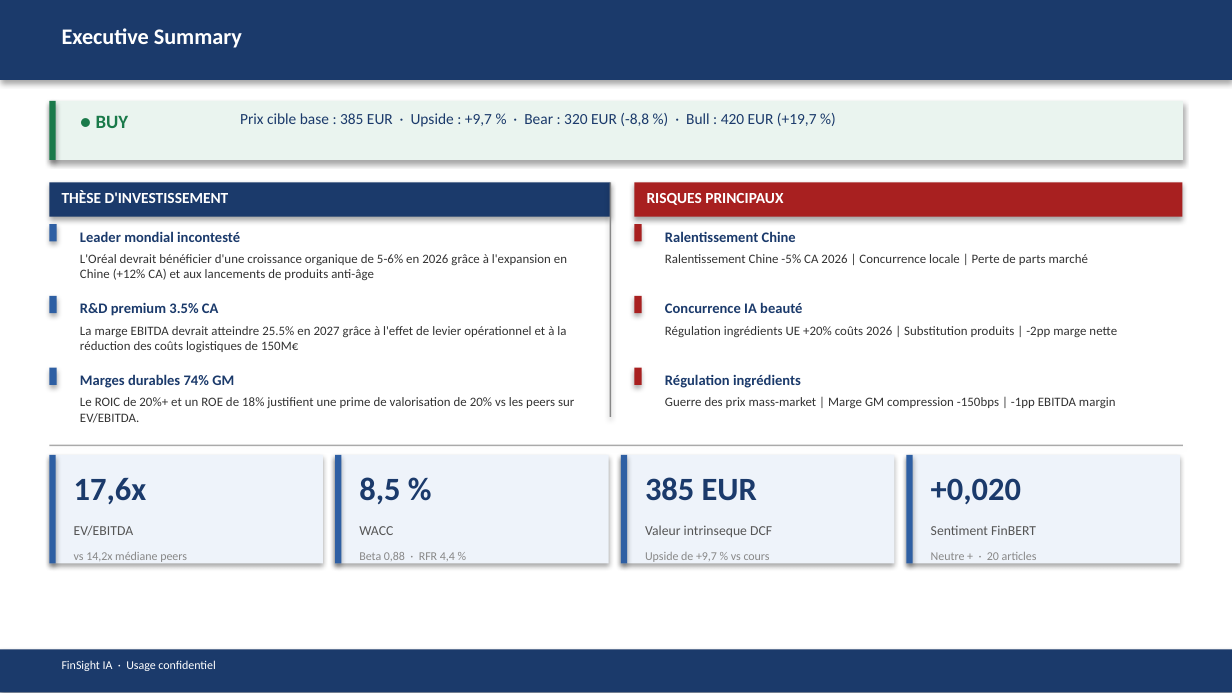
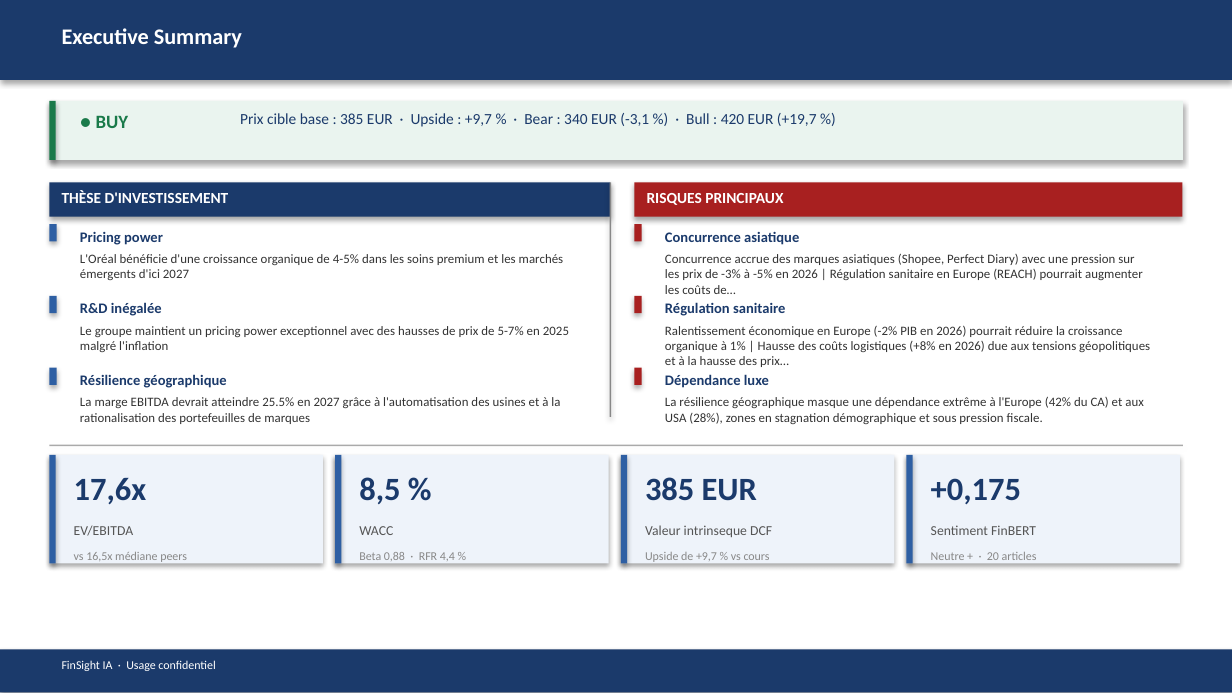
Before and after one commit to baptistejeh07-art/finsight-ia, a slide deck: slide 2 of preview/OR.PA/OR.PA_pitchbook.pptx. Drawn at 1232x693 pixels with LibreOffice and Linux fonts; fonts in the diff are those of the drawing. Boxes give left, top, right and bottom in pixels: in the first picture for what was removed or moved away, otherwise in the second. Text is boxed around its words. In the diff, an @@ line names an element or a change of style, - is before the commit and + after.

```diff
--- a/preview/OR.PA/OR.PA_pitchbook.pptx
+++ b/preview/OR.PA/OR.PA_pitchbook.pptx
@@ text at (x1=240, y1=113, x2=817, y2=127): text changed @@
-Prix cible base : 385 EUR · Upside : +9,7 % · Bear : 320 EUR (-8,8 %) · Bull : 420 EUR (+19,7 %)
+Prix cible base : 385 EUR · Upside : +9,7 % · Bear : 340 EUR (-3,1 %) · Bull : 420 EUR (+19,7 %)
@@ text at (x1=80, y1=232, x2=163, y2=245): text changed @@
-Leader mondial incontesté
+Pricing power
@@ text at (x1=665, y1=232, x2=799, y2=245): text changed @@
-Ralentissement Chine
+Concurrence asiatique
@@ text at (x1=80, y1=254, x2=564, y2=280): text changed @@
-L'Oréal devrait bénéficier d'une croissance organique de 5-6% en 2026 grâce à l'expansion en Chine (+12% CA) et aux lancements de produits anti-âge
+L'Oréal bénéficie d'une croissance organique de 4-5% dans les soins premium et les marchés émergents d'ici 2027
@@ text at (x1=665, y1=254, x2=1143, y2=294): text changed @@
-Ralentissement Chine -5% CA 2026 | Concurrence locale | Perte de parts marché
+Concurrence accrue des marques asiatiques (Shopee, Perfect Diary) avec une pression sur les prix de -3% à -5% en 2026 | Régulation sanitaire en Europe (REACH) pourrait augmenter les coûts de…
@@ text at (x1=80, y1=302, x2=162, y2=316): text changed @@
-R&D premium 3.5% CA
+R&D inégalée
@@ text at (x1=80, y1=326, x2=569, y2=352): text changed @@
-La marge EBITDA devrait atteindre 25.5% en 2027 grâce à l'effet de levier opérationnel et à la réduction des coûts logistiques de 150M€
+Le groupe maintient un pricing power exceptionnel avec des hausses de prix de 5-7% en 2025 malgré l'inflation
@@ text at (x1=665, y1=302, x2=785, y2=316): text changed @@
-Concurrence IA beauté
+Régulation sanitaire
@@ text at (x1=665, y1=326, x2=1150, y2=367): text changed @@
-Régulation ingrédients UE +20% coûts 2026 | Substitution produits | -2pp marge nette
+Ralentissement économique en Europe (-2% PIB en 2026) pourrait réduire la croissance organique à 1% | Hausse des coûts logistiques (+8% en 2026) due aux tensions géopolitiques et à la hausse des prix…
@@ text at (x1=80, y1=374, x2=227, y2=388): text changed @@
-Marges durables 74% GM
+Résilience géographique
@@ text at (x1=665, y1=374, x2=769, y2=388): text changed @@
-Régulation ingrédients
+Dépendance luxe
@@ text at (x1=80, y1=397, x2=560, y2=424): text changed @@
-Le ROIC de 20%+ et un ROE de 18% justifient une prime de valorisation de 20% vs les peers sur EV/EBITDA.
+La marge EBITDA devrait atteindre 25.5% en 2027 grâce à l'automatisation des usines et à la rationalisation des portefeuilles de marques
@@ text at (x1=665, y1=397, x2=1144, y2=424): text changed @@
-Guerre des prix mass-market | Marge GM compression -150bps | -1pp EBITDA margin
+La résilience géographique masque une dépendance extrême à l'Europe (42% du CA) et aux USA (28%), zones en stagnation démographique et sous pression fiscale.
@@ text at (x1=931, y1=478, x2=1021, y2=504): text changed @@
-+0,020
++0,175
@@ text at (x1=74, y1=552, x2=187, y2=564): text changed @@
-vs 14,2x médiane peers
+vs 16,5x médiane peers
```
Also in this commit, not shown: 13 other slides changed, 3 other files.
